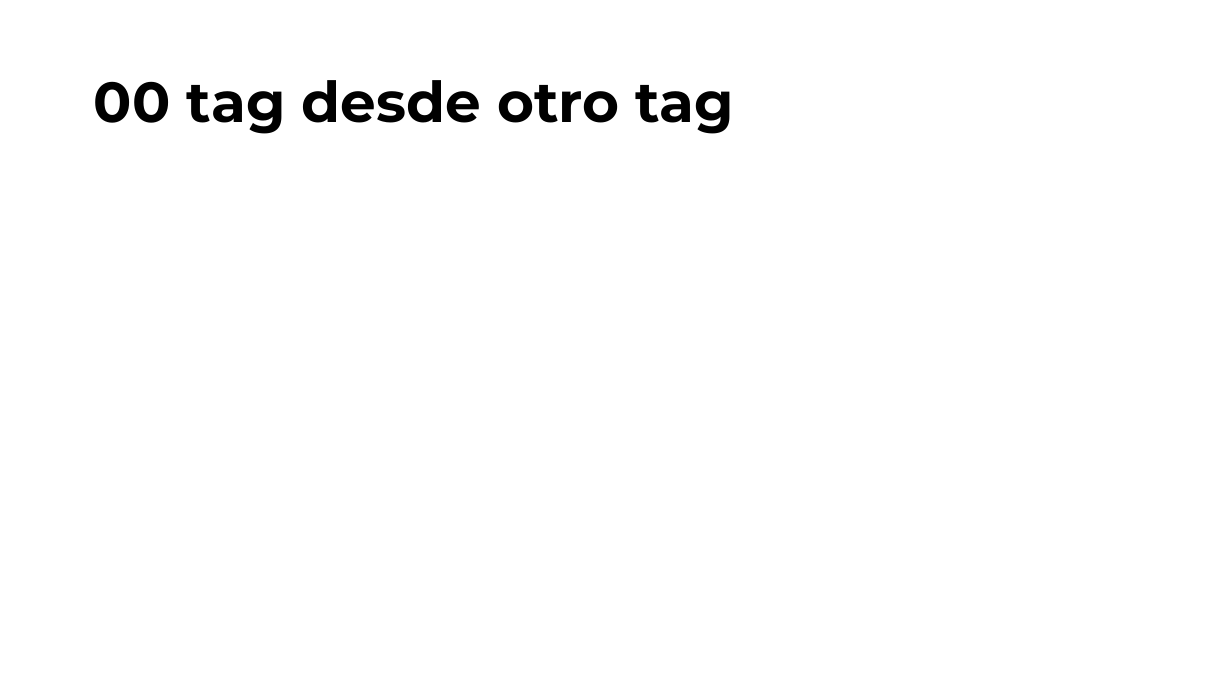
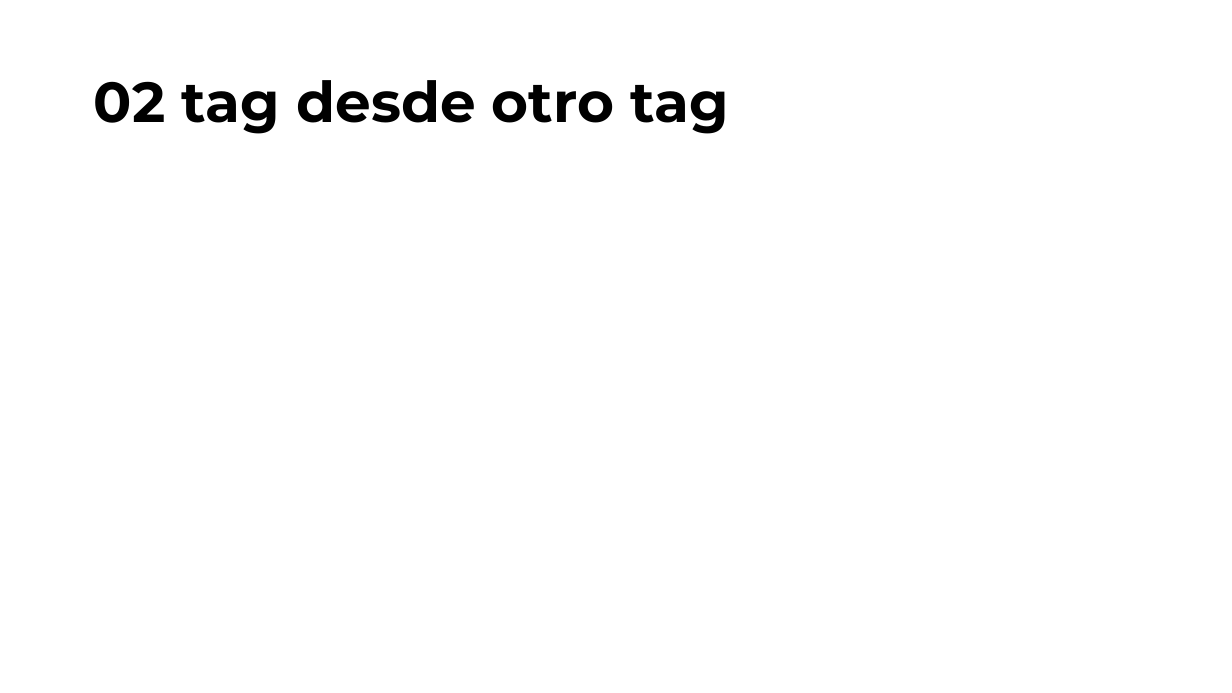
Before and after one commit to jofaval/talks-about, a slide deck: slide 60 of simplifying-git/overview/simplifying-git-overview.es.pptx (slide 59 before the commit). Drawn at 1232x693 pixels with LibreOffice and Linux fonts; fonts in the diff are those of the drawing. Boxes give left, top, right and bottom in pixels: in the first picture for what was removed or moved away, otherwise in the second. Text is boxed around its words. In the diff, an @@ line names an element or a change of style, - is before the commit and + after.

```diff
--- a/simplifying-git/overview/simplifying-git-overview.es.pptx
+++ b/simplifying-git/overview/simplifying-git-overview.es.pptx
@@ title at (94, 80, 729, 134): text changed @@
-00 tag desde otro tag
+02 tag desde otro tag
```
Also in this commit, not shown: 6 other slides changed, 3 slides added, 1 other file.
